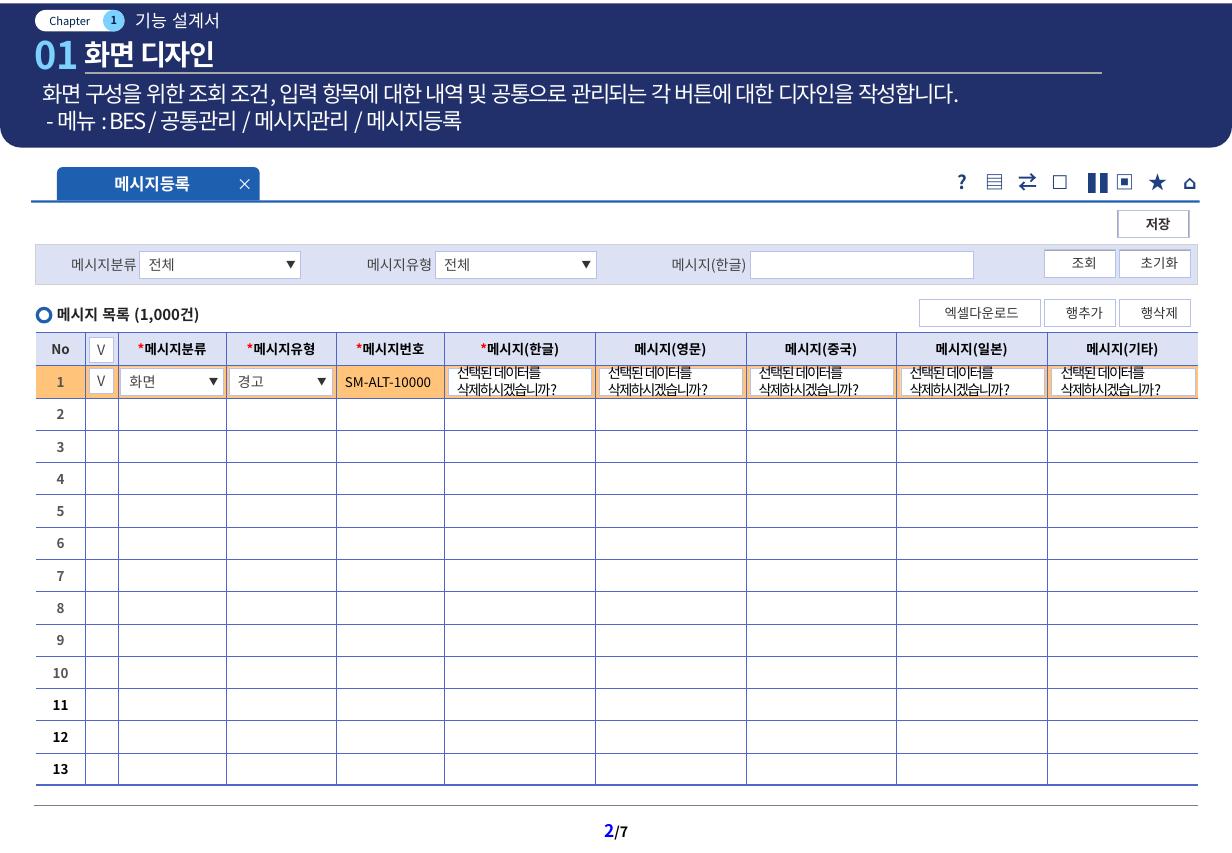
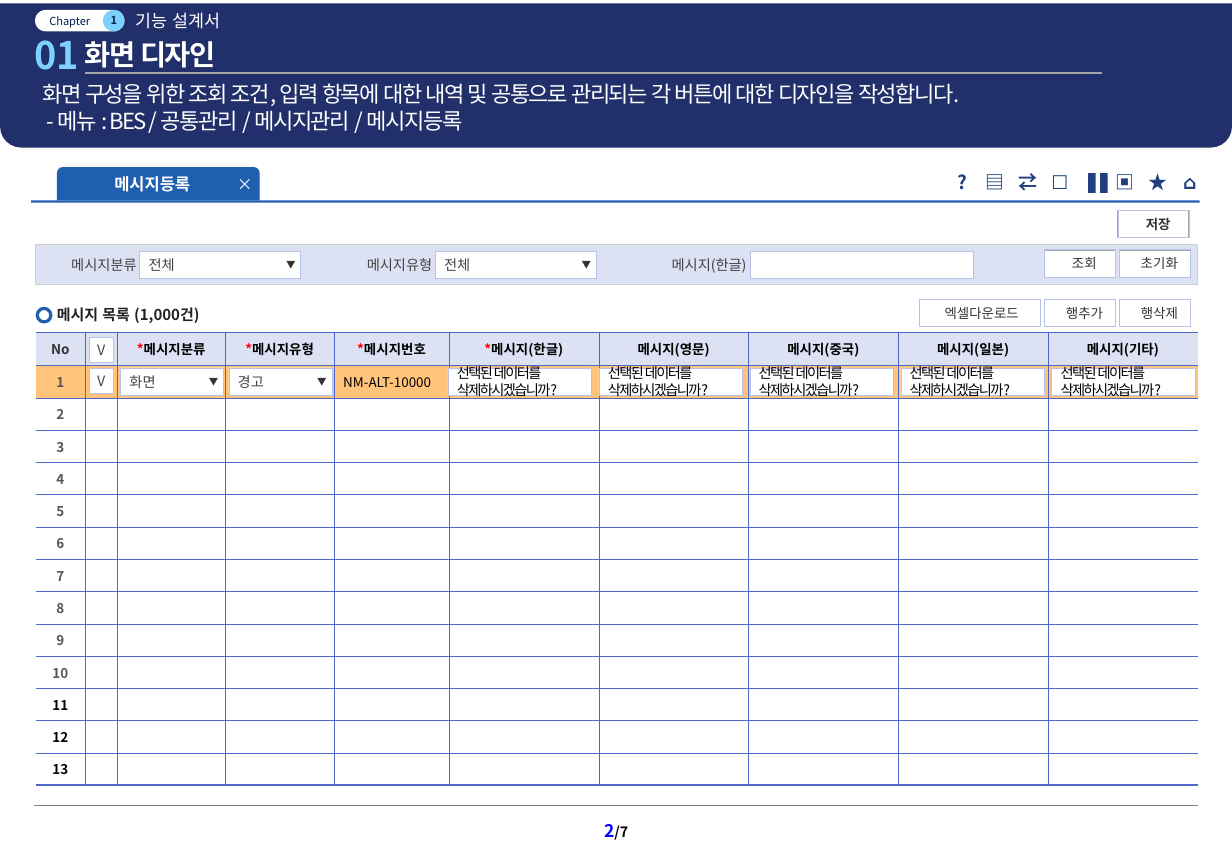
Before and after one commit to bes-erp/bes20261001, a slide deck: slide 3 of src/main/bes-doc/120.기능 설계서/[BES] COM12000M.메시지등록_20261103_v1.0.pptx. Drawn at 1232x853 pixels with LibreOffice and Linux fonts; fonts in the diff are those of the drawing; background and template pictures are left out. Boxes give left, top, right and bottom in pixels: in the first picture for what was removed or moved away, otherwise in the second. Text is boxed around its words. In the diff, an @@ line names an element or a change of style, - is before the commit and + after.

```diff
--- a/src/main/bes-doc/120.기능 설계서/[BES] COM12000M.메시지등록_20261103_v1.0.pptx
+++ b/src/main/bes-doc/120.기능 설계서/[BES] COM12000M.메시지등록_20261103_v1.0.pptx
@@ table at (35,332,1199,785) @@
-row 2, column 5: SM-ALT-10000
+row 2, column 5: NM-ALT-10000
```
Also in this commit, not shown: 1 other slide changed, 8 other files.
